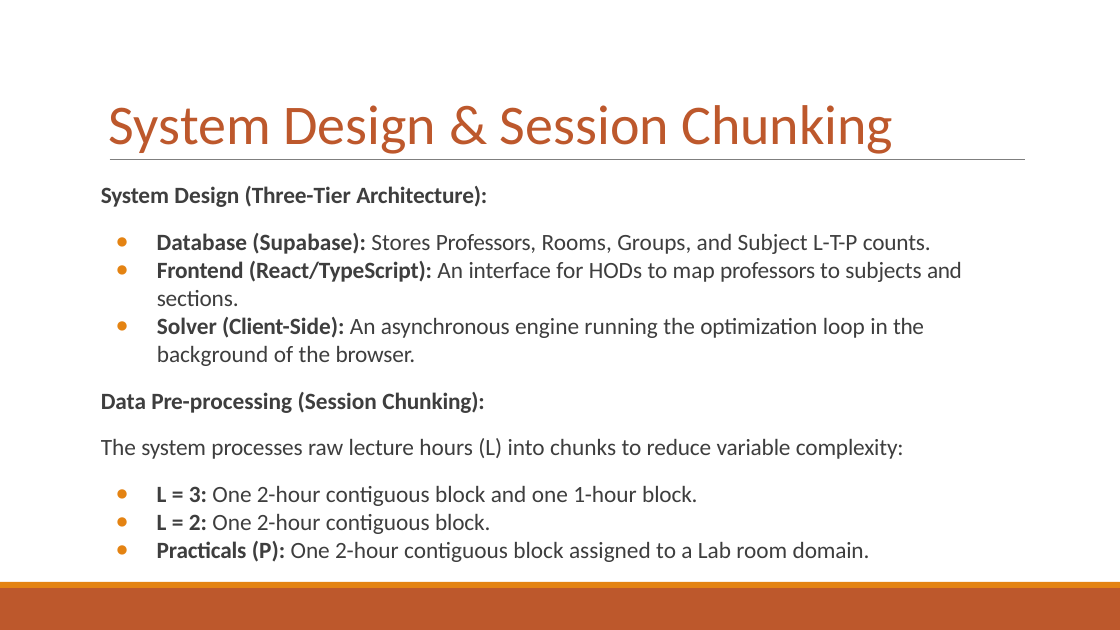
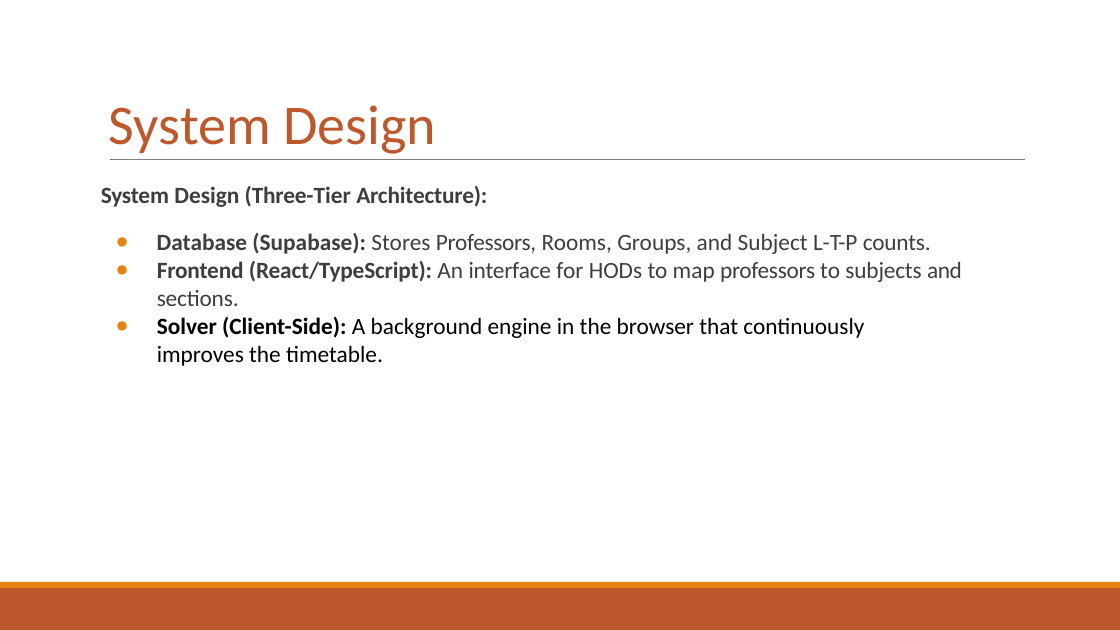
Before and after one commit to toad-of-code/timetable-editor-and-generator, a slide deck: slide 14 of TTGen (1).pptx (slide 12 before the commit). Drawn at 1120x630 pixels with LibreOffice and Linux fonts; fonts in the diff are those of the drawing. Boxes give left, top, right and bottom in pixels: in the first picture for what was removed or moved away, otherwise in the second. Text is boxed around its words. In the diff, an @@ line names an element or a change of style, - is before the commit and + after.

```diff
--- a/TTGen (1).pptx
+++ b/TTGen (1).pptx
@@ title at (109, 105, 437, 154): text changed @@
-System Design & Session Chunking
+System Design
@@ text at (157, 317, 864, 366): text changed; text colour #3E3E3E to #000000 @@
-● Solver (Client-Side): An asynchronous engine running the optimization loop in the background of the browser.
-Data Pre-processing (Session Chunking):
-The system processes raw lecture hours (L) into chunks to reduce variable complexity:
-● L = 3: One 2-hour contiguous block and one 1-hour block.
-● L = 2: One 2-hour contiguous block.
-● Practicals (P): One 2-hour contiguous block assigned to a Lab room domain.
+● Solver (Client-Side): A background engine in the browser that continuously improves the timetable.
```
Also in this commit, not shown: 6 other slides changed, 16 slides added, 3 slides removed, 16 other files.
